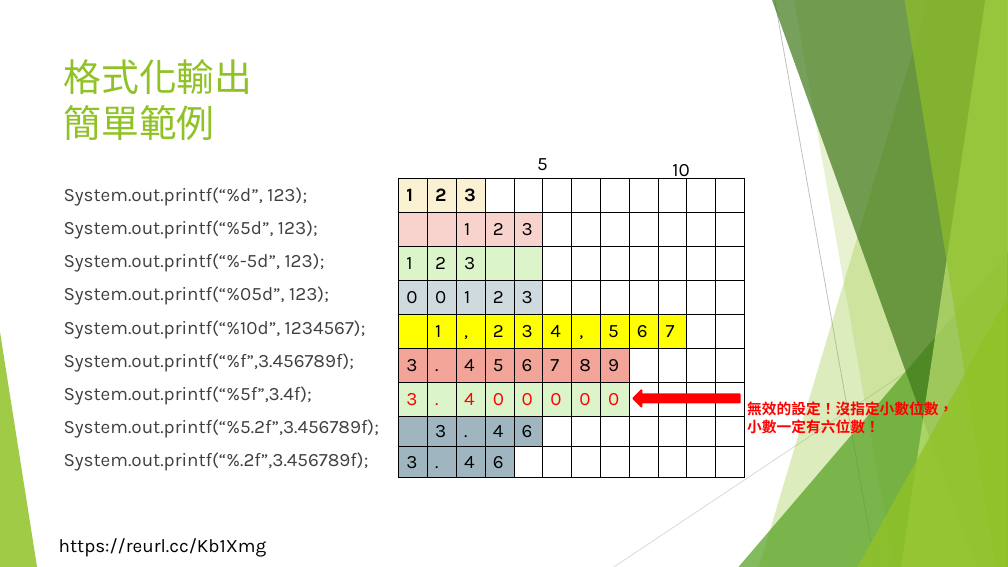
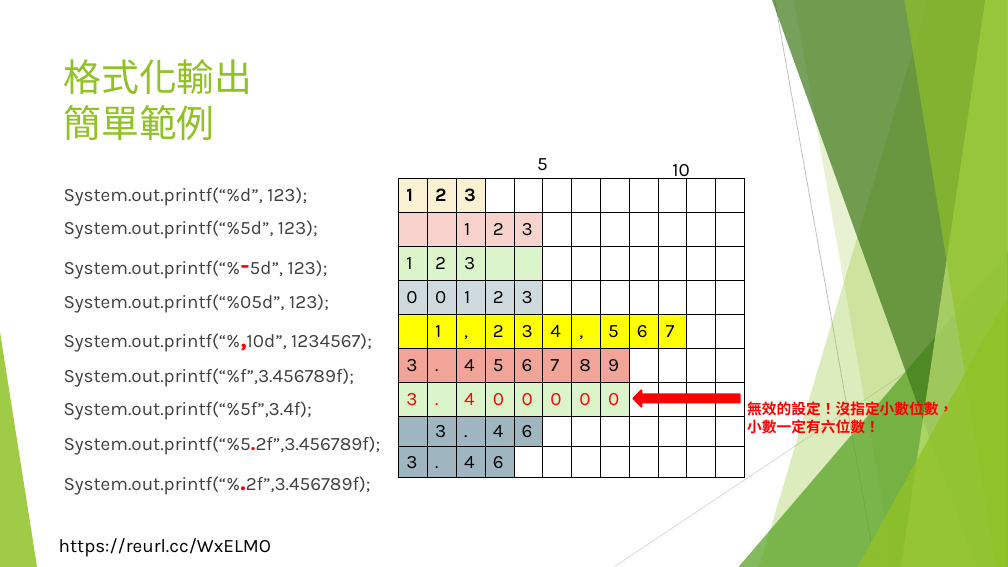
Before and after one commit to liulawsi/My_PPTs, a slide deck: slide 52 of LCC/Java/06_陣列好好用.pptx. Drawn at 1008x567 pixels with LibreOffice and Linux fonts; fonts in the diff are those of the drawing; background and template pictures are left out. Boxes give left, top, right and bottom in pixels: in the first picture for what was removed or moved away, otherwise in the second. Text is boxed around its words. In the diff, an @@ line names an element or a change of style, - is before the commit and + after.

```diff
--- a/LCC/Java/06_陣列好好用.pptx
+++ b/LCC/Java/06_陣列好好用.pptx
@@ text at (64, 260, 381, 495): size 18 to 24 pt in "System.out.printf(“%-5d”,", "System.out.printf(“%.2f”,3.456789f);"; text colour #404040 to #FF0000, bold on in "System.out.printf(“%-5d”,", "System.out.printf(“%5.2f”,3.456789f);", "System.out.printf(“%.2f”,3.456789f);"; size 18 to 20 pt in "System.out.printf(“%5.2f”,3.456789f);" @@
@@ text at (64, 333, 372, 352): text changed @@
-System.out.printf(“%10d”, 1234567);
+System.out.printf(“%,10d”, 1234567);
@@ text at (59, 538, 271, 557): text changed @@
-https://reurl.cc/Kb1Xmg
+https://reurl.cc/WxELMO
```
Also in this commit, not shown: 61 other slides changed, 5 slides added, 53 other files.
